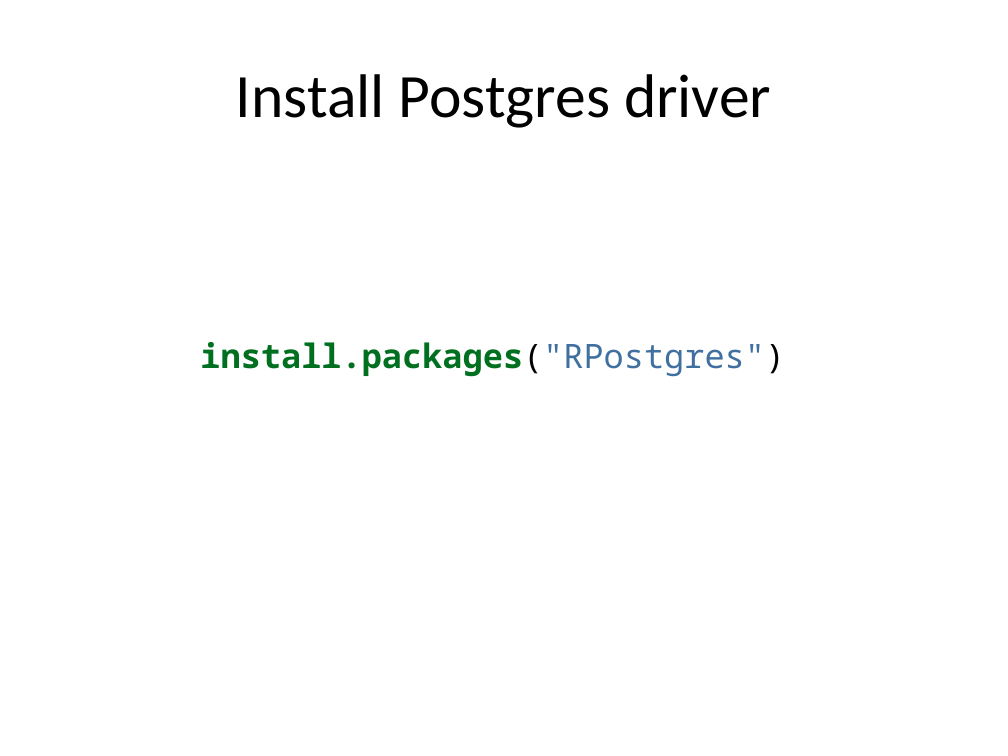
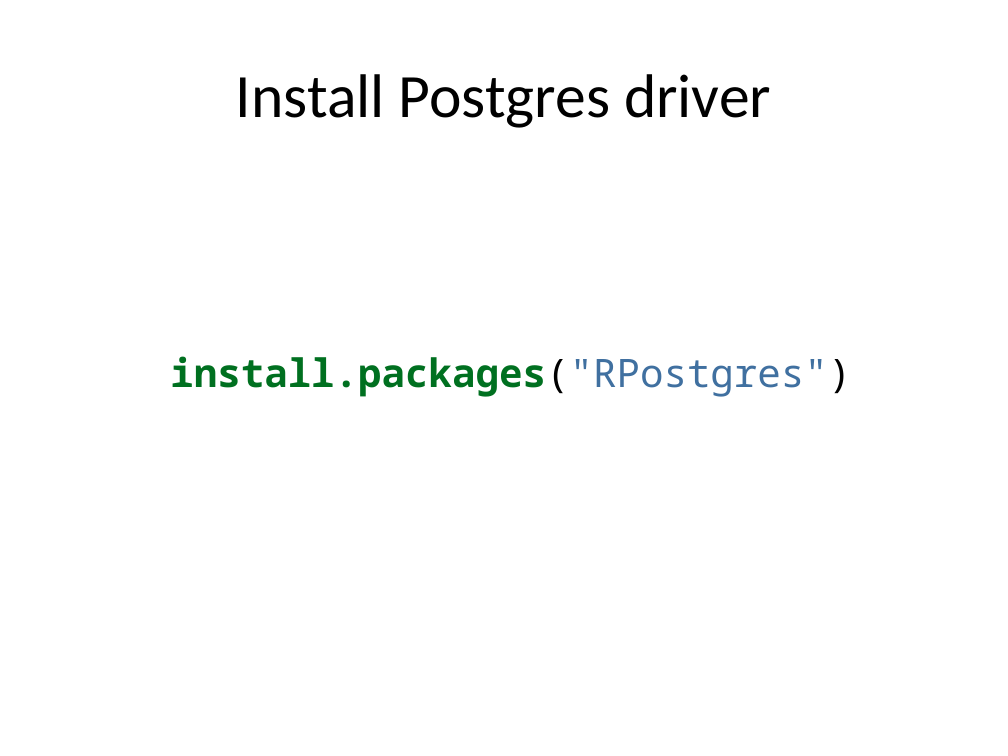
Before and after one commit to pcmathias/MSACL-intermediate-R-course, a slide deck: slide 2 of slides/06---Using-databases.pptx. Drawn at 1008x756 pixels with LibreOffice and Linux fonts; fonts in the diff are those of the drawing. Boxes give left, top, right and bottom in pixels: in the first picture for what was removed or moved away, otherwise in the second. Text is boxed around its words. In the diff, an @@ line names an element or a change of style, - is before the commit and + after.

```diff
--- a/slides/06---Using-databases.pptx
+++ b/slides/06---Using-databases.pptx
@@ text "install.packages("RPostgres")": place and size @@
-text "install.packages("RPostgres")" at box(200, 342, 785, 377)
+text "install.packages("RPostgres")" at box(170, 356, 851, 397)
@@ text "install.packages("RPostgres")" at box(170, 356, 851, 397): size 24 to 28 pt @@
```
Also in this commit, not shown: 6 other slides changed, 3 slides added, 1 other file.
